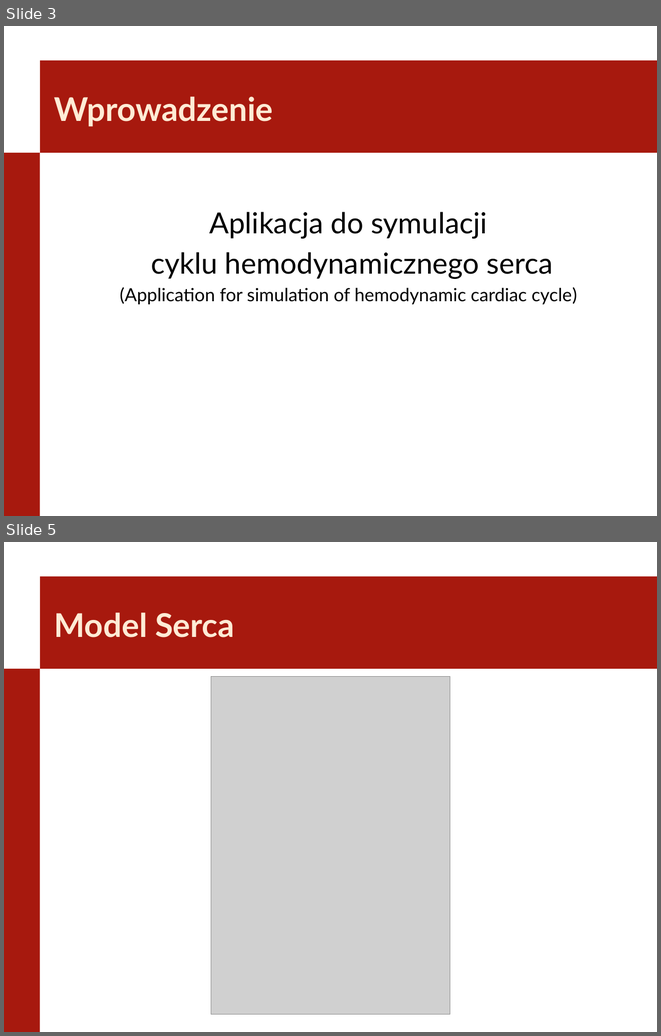
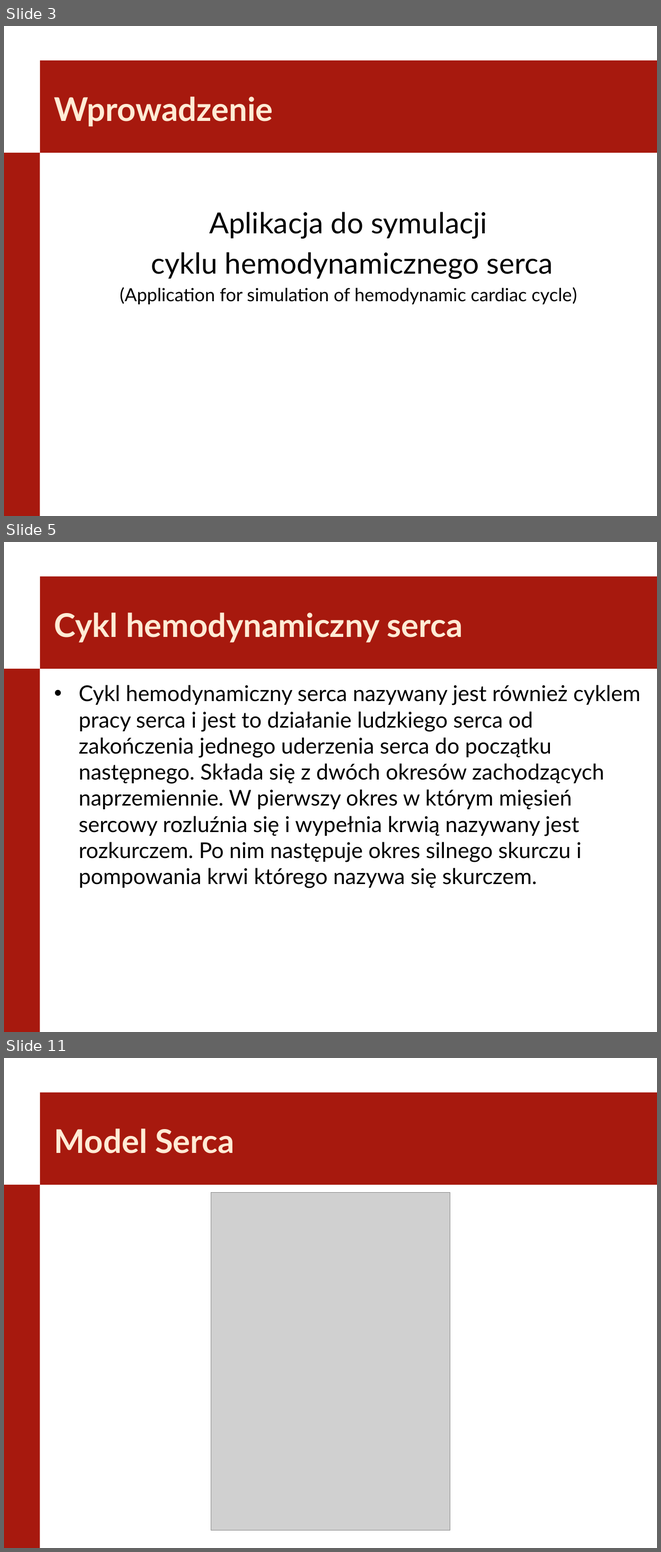
Before and after one commit to Szynal/PWR-W4-INF, a slide deck: Seminarium Dyplomowe/SeminariumDyplomowe_PracaDyplomowa.pptx. Shown one above the other, each under a label of ours: slides 3 and 5 before the commit, slides 3, 5 and 11 after it; the slides between them are not shown. The pictures are 661x1036 and 661x1552 pixels, drawn with LibreOffice and Linux fonts; fonts in the diff are those of the drawing; grey boxes stand for pictures; background and template pictures are left out. Boxes give left, top, right and bottom in pixels: in the first picture for what was removed or moved away, otherwise in the second. Text is boxed around its words. In the diff, an @@ line names an element or a change of style, - is before the commit and + after.

```diff
--- a/Seminarium Dyplomowe/SeminariumDyplomowe_PracaDyplomowa.pptx
+++ b/Seminarium Dyplomowe/SeminariumDyplomowe_PracaDyplomowa.pptx
@@ slide 5 added at [4, 542, 657, 1032], background #FFFFFF; not listed: 2 template elements that a slide beside it also shows @@
@@ title added at [54, 612, 463, 643], 36 pt, text #FFEBD5, bold @@
+Cykl hemodynamiczny serca
@@ text added at [79, 685, 641, 888], 24 pt, text #000000 @@
+• Cykl hemodynamiczny serca nazywany jest również cyklem pracy serca i jest to działanie ludzkiego serca od zakończenia jednego uderzenia serca do początku następnego. Składa się z dwóch okresów zachodzących naprzemiennie. W pierwszy okres w którym mięsień sercowy rozluźnia się i wypełnia krwią nazywany jest rozkurczem. Po nim następuje okres silnego skurczu i pompowania krwi którego nazywa się skurczem.
@@ what was slide 5 is now slide 11 @@
```
Also in this commit, not shown: 4 slides changed, 5 other slides added, 9 slides removed.
